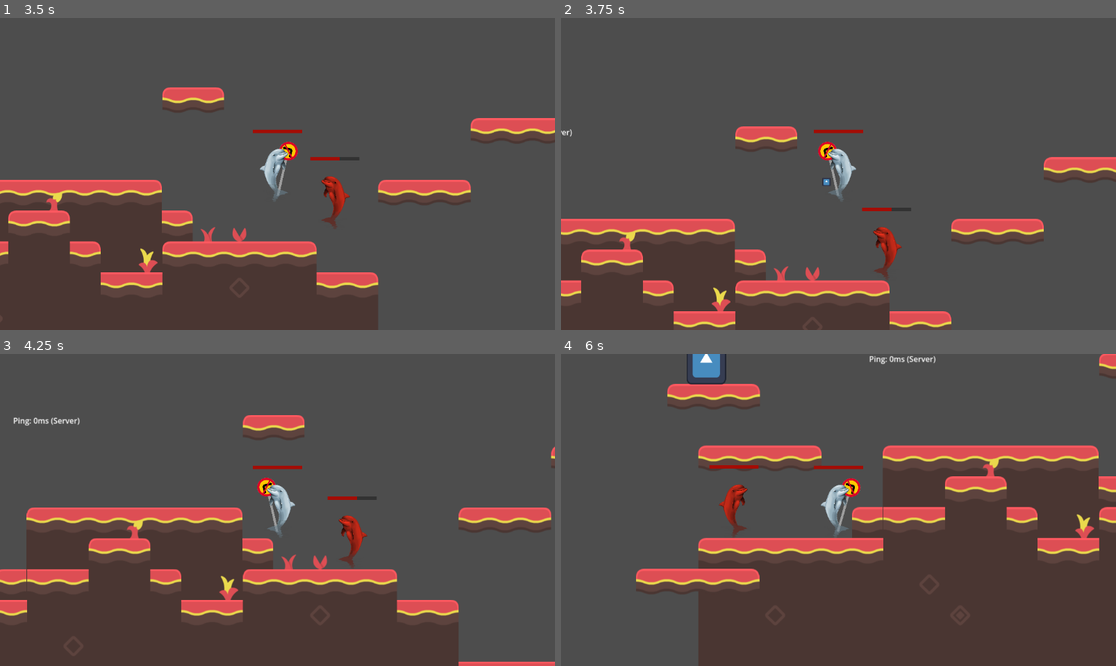
Above: before the commit, frames 1-4 (two rows, left to right).
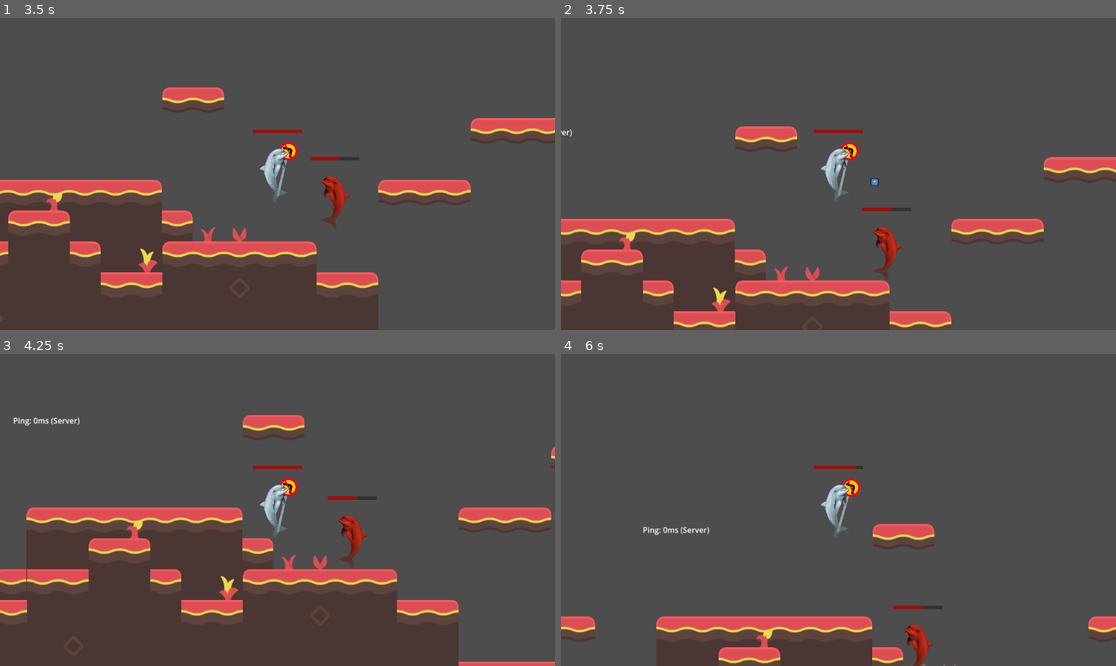
Above: after the commit, the same moments.

Repository: A-vd-E/Eget-spel
Game: Godot game, scene res://scenes/main.tscn
The game is run twice, just before and just after one commit, with the same random seed, the same clock (stepped at 60 frames per second) and the same inputs. The engine's default icon, where the game draws it, is replaced by a stand-in: a white triangle on a blue panel in a dark square.
Inputs (mouse positions are in pixels of both pictures, inside the frame that each line leads up to):
- Up to frame 1 (3.5 s): click (22, 58) at 0.52 s; type "12" at 0.6 s; click "Host" at 1.25 s; hold D (right) from 2.03 s (still down); tap C (dash) at 2.1 s; tap Space (jump) at 2.27, 2.57, 3.02, 3.32 s; tap X (melee_attack) at 2.3, 2.85 s; tap F (ranged_attack) at 3.05 s
- Up to frame 2 (3.75 s): release D (right) at 3.53 s; hold A (left) from 3.53 s (still down); tap F (ranged_attack) at 3.6 s
- Up to frame 3 (4.25 s): keep holding A (left); tap Space (jump) at 3.8 s
- Up to frame 4 (6 s): tap Space (jump) at 4.35, 4.52, 4.82, 5.27, 5.57 s; tap C (dash) at 4.55, 5.1 s; tap X (melee_attack) at 5.3, 5.85 s; release A (left) at 5.78 s; hold D (right) from 5.78 s (still down)

Frame 1 is identical in both runs. In frame 2, 0.8% of the frame differs, in the area x 46-58%, y 39-59%; in frame 3, 0.7%; in frame 4, 42%, in the area x 0-100%, y 0-100%.
Error after the commit: Invalid call. Nonexistent function 'can' in base 'Nil'. (res://scripts/player_controller.gd:150)

Commit message:
Save point

Diff:
--- a/scenes/player.tscn
+++ b/scenes/player.tscn
@@ -13,6 +13,7 @@
 [ext_resource type="Script" uid="uid://bmtsnkf7xk3ws" path="res://scripts/states/active_states/jump_state.gd" id="10_d2wvv"]
 [ext_resource type="Script" uid="uid://c0arskwrttllr" path="res://scripts/states/active_states/walk_state.gd" id="11_3v2ag"]
 [ext_resource type="Script" uid="uid://bij3pej27y3os" path="res://scripts/states/active_states/dash_state.gd" id="12_3v2ag"]
+[ext_resource type="Script" uid="uid://bmngkirunbide" path="res://scripts/states/active_states/hurt_state.gd" id="14_a8ls1"]
 [ext_resource type="Script" uid="uid://bvr046aph7mv7" path="res://scripts/states/passive_states/alive_state.gd" id="14_oprun"]
 [ext_resource type="Script" uid="uid://bcp4ynm217us8" path="res://scripts/states/passive_states/death_state.gd" id="15_a8ls1"]
 
@@ -20,22 +21,22 @@
 properties/0/path = NodePath(".:player_id")
 properties/0/spawn = true
 properties/0/replication_mode = 1
-properties/1/path = NodePath(".:do_dash")
+properties/1/path = NodePath(".:sync_position")
 properties/1/spawn = true
 properties/1/replication_mode = 1
-properties/2/path = NodePath(".:sync_position")
+properties/2/path = NodePath(".:sync_velocity")
 properties/2/spawn = true
 properties/2/replication_mode = 1
-properties/3/path = NodePath(".:sync_velocity")
+properties/3/path = NodePath("HealthComponent:sync_health")
 properties/3/spawn = true
 properties/3/replication_mode = 1
-properties/4/path = NodePath("HealthComponent:sync_health")
+properties/4/path = NodePath(".:facing_direction")
 properties/4/spawn = true
-properties/4/replication_mode = 1
-properties/5/path = NodePath(".:facing_direction")
+properties/4/replication_mode = 2
+properties/5/path = NodePath(".:buffered_jump")
 properties/5/spawn = true
-properties/5/replication_mode = 2
-properties/6/path = NodePath(".:buffered_jump")
+properties/5/replication_mode = 1
+properties/6/path = NodePath(".:lock_turning")
 properties/6/spawn = true
 properties/6/replication_mode = 1
 
@@ -148,6 +149,9 @@
 [node name="attack_again_timer" type="Timer" parent="AttackComponent" unique_id=741379165]
 wait_time = 0.6
 
+[node name="lock_turning_timer" type="Timer" parent="AttackComponent" unique_id=1452429895]
+wait_time = 0.2
+
 [node name="AnimationPlayer" type="AnimationPlayer" parent="." unique_id=359446974]
 libraries/ = SubResource("AnimationLibrary_d2wvv")
 
@@ -205,6 +209,13 @@
 [node name="dash_timer" type="Timer" parent="ActionsStateMachine/DashState" unique_id=675862883]
 wait_time = 0.2
 
+[node name="HurtState" type="Node" parent="ActionsStateMachine" unique_id=1254682499]
+script = ExtResource("14_a8ls1")
+metadata/_custom_type_script = "uid://bmngkirunbide"
+
+[node name="stun_duration_timer" type="Timer" parent="ActionsStateMachine/HurtState" unique_id=1138116383]
+wait_time = 0.3
+
 [node name="StatusStateMachine" type="Node" parent="." unique_id=828353105 node_paths=PackedStringArray("initial_state")]
 script = ExtResource("8_ur7pv")
 initial_state = NodePath("AliveState")
@@ -221,6 +232,8 @@
 
 [connection signal="timeout" from="InputSynchronizer/jump_buffer_timer" to="InputSynchronizer" method="_on_jump_buffer_timer_timeout"]
 [connection signal="timeout" from="AttackComponent/attack_again_timer" to="AttackComponent" method="_on_attack_again_timer_timeout"]
+[connection signal="timeout" from="AttackComponent/lock_turning_timer" to="AttackComponent" method="_on_attack_lock_turning_timer_timeout"]
 [connection signal="timeout" from="ActionsStateMachine/DashState/dash_again_timer" to="ActionsStateMachine/DashState" method="_on_dash_again_timer_timeout"]
 [connection signal="timeout" from="ActionsStateMachine/DashState/dash_timer" to="ActionsStateMachine/DashState" method="_on_dash_timer_timeout"]
+[connection signal="timeout" from="ActionsStateMachine/HurtState/stun_duration_timer" to="ActionsStateMachine/HurtState" method="_on_stun_duration_timer_timeout"]
 [connection signal="timeout" from="StatusStateMachine/DeathState/automatic_revival_timer" to="StatusStateMachine/DeathState" method="_on_automatic_revival_timer_timeout"]
--- a/scripts/combat/attacking/attack_ability.gd
+++ b/scripts/combat/attacking/attack_ability.gd
@@ -13,9 +13,14 @@
 var can_attack := true
 var owner_node
 
+@export var melee_attack_duration := 0.2
+@export var attack_damage := 20
+@export var projectile_duration := 0.5
 
 func melee_attack():
 	if can_attack:
+		player.lock_turning = true
+
 		var hitbox = MeleeHitboxScene.instantiate()
 		hitbox_spawnpoint.add_child(hitbox, true)
 
@@ -24,9 +29,17 @@
 		owner_node = get_parent()
 		player_id = player.player_id
 
-		hitbox.setup(20, 0.2, owner_node, player_id, offset, base_knockback)
+		hitbox.setup(
+			attack_damage,
+			melee_attack_duration,
+			owner_node, player_id,
+			offset,
+			base_knockback
+			)
 		can_attack = false
 		$attack_again_timer.start()
+		$lock_turning_timer.start()
+
 
 
 func ranged_attack():
@@ -38,8 +51,17 @@
 		owner_node = get_parent()
 		player_id = player.player_id
 
-		hitbox.setup(20, 0.5, owner_node, player_id, facing_direction, base_knockback)
+		hitbox.setup(
+			attack_damage,
+			projectile_duration,
+			owner_node, player_id,
+			facing_direction,
+			base_knockback)
 		can_attack = false
 		$attack_again_timer.start()
 func _on_attack_again_timer_timeout() -> void:
 	can_attack = true
+
+
+func _on_lock_turning_timer_timeout() -> void:
+	player.lock_turning = false
--- a/scripts/player_controller.gd
+++ b/scripts/player_controller.gd
@@ -24,7 +24,7 @@
 var moving_direction: int
 @export var facing_direction := 1: # Latest facing moving_direction
 	set(value):
-		if movement_locked:
+		if lock_turning:
 			return
 		if value == 0:
 			return
@@ -32,8 +32,8 @@
 			return
 		facing_direction = value
 
+var lock_turning := false # to prevent player from turning (for example mid attack), still allows switching walking direction
 var buffered_jump := false
-var do_dash := false # Tells player to dash, updated in InputSynchronizer
 var do_melee_attack := false # Tells player to attack, updated in InputSynchronizer
 var do_ranged_attack := false # Tells player to attack, updated in InputSynchronizer
 var dashing := false # To check if currently dashing
@@ -67,14 +67,14 @@
 	if multiplayer.is_server():
 		moving_direction = input_synchronizer.input_direction
 
-		if moving_direction != 0 and knockback_stun_time_left <= 0.0:
+		if moving_direction != 0 and not lock_turning:
+
 			facing_direction = moving_direction
 
-		#try_jump()
 
 		actions_state_machine.physics_update(delta)
-
-		_apply_movement_from_input(delta)
+		status_state_machine.physics_update(delta)
+		#_apply_movement_from_input(delta)
 		move_and_slide()
 		sync_position = global_position
 		sync_velocity = velocity
@@ -110,59 +110,45 @@
 	move_and_slide()
 
 ## Manages basic movement, namely jumping and walking.
-func _apply_movement_from_input(delta):
-	if knockback_stun_time_left > 0.0:
-		knockback_stun_time_left -= delta
-		if not is_on_floor():
-			velocity += get_gravity() * delta
-		# Apply friction to slow down horizontal slide
-		velocity.x = move_toward(velocity.x, 0, 1000 * delta)
-		move_and_slide()
-		return # Exit early so player input is ignored during stun!
-
-
+#func _apply_movement_from_input(delta):
+	#if knockback_stun_time_left > 0.0:
+		#knockback_stun_time_left -= delta
+		#if not is_on_floor():
+			#velocity += get_gravity() * delta
+		## Apply friction to slow down horizontal slide
+		#velocity.x = move_toward(velocity.x, 0, 1000 * delta)
+		#move_and_slide()
+		#return # Exit early so player input is ignored during stun!
+	#
+	#
 
 func _on_knockback_received(knockback: Vector2) -> void:
 	if multiplayer.is_server():
+		actions_state_machine.change_state("hurtstate")
 		velocity = knockback
-		knockback_stun_time_left = 0.3 # 300 milliseconds of stun
-		# Cancel active states
-
-		do_dash = false
-		dashing = false
+		#knockback_stun_time_left = 0.3 # 300 milliseconds of stun
+		## Cancel active states
+		#
+		#dashing = false
 
 @rpc("call_local", "authority", "reliable")
 func rpc_play_animation(anim_name: String):
 	animation_player.play(anim_name)
 
 
+
+# Helper functions for other classes to use
 func apply_gravity(delta):
 	if not is_on_floor():
 		velocity += get_gravity() * delta
-
 func handle_action(action: Actions.PlayerAction):
 	if not can_perform(action):
 		return
 	actions_state_machine.current_state.handle_input(action)
 func can_perform(action: Actions.PlayerAction) -> bool:
-	#var action_allowed = actions_state_machine.current_state.can(action)
-	#var status_allowed = status_state_machine.current_state.can(action)
-#
-	#print("Action:", action_allowed)
-	#print("Status:", status_allowed)
-#
-	#return action_allowed and status_allowed
 
-	#print("Works here 1")
 	return (
 		actions_state_machine.current_state.can(action)
 		and
 		status_state_machine.current_state.can(action)
 	)
-# Since jumps are buffered to improve game feel, they are
-#
-func try_jump():
-	if buffered_jump and is_on_floor() :
-
-			buffered_jump = false
-			actions_state_machine.change_state("jumpstate")
--- a/scripts/states/active_states/attack_state.gd
+++ /dev/null
@@ -1,49 +0,0 @@
-extends State
-
-class_name AttackState
-
-
-func  _ready():
-	allowed_actions = {
-		Actions.PlayerAction.MOVE: false,
-		Actions.PlayerAction.JUMP: false,
-		Actions.PlayerAction.DASH: false,
-		Actions.PlayerAction.MELEE: false,
-		Actions.PlayerAction.RANGED: false
-	}
-
-func enter():
-	#print("Entering dash state")
-	character.can_dash = false
-
-	$dash_timer.start()
-	# Dash cooldown
-	$dash_again_timer.start()
-
-	character.do_dash = false
-
-
-func physics_update(delta: float):
-	if character.movement_locked:
-		state_machine.change_state("idlestate")
-		return
-
-	character.velocity.x =  (
-		character.facing_direction
-	 	* character.DASH_SPEED
-	)
-
-	character.velocity.y = 0
-
-	if character.is_on_wall() and not character.is_on_floor():
-		end_dash()
-
-
-func end_dash():
-	state_machine.change_state("idlestate")
-func _on_dash_again_timer_timeout() -> void:
-	character.can_dash = true
-
-
-func _on_dash_timer_timeout() -> void:
-	end_dash()
--- a/scripts/states/active_states/dash_state.gd
+++ b/scripts/states/active_states/dash_state.gd
@@ -20,7 +20,6 @@
 	# Dash cooldown
 	$dash_again_timer.start()
 
-	character.do_dash = false
 
 
 func physics_update(delta: float):
--- a/scripts/states/active_states/walk_state.gd
+++ b/scripts/states/active_states/walk_state.gd
@@ -28,16 +28,14 @@
 		return
 
 
-	if character.do_dash and character.can_dash:
-		state_machine.change_state("dashstate")
-
 	if character.moving_direction:
 		character.velocity.x = character.moving_direction * character.SPEED
 
 func handle_input(action):
 	match action:
 		Actions.PlayerAction.DASH:
-			state_machine.change_state("dashstate")
+			if character.can_dash:
+				state_machine.change_state("dashstate")
 
 		Actions.PlayerAction.JUMP:
 			if character.buffered_jump and character.is_on_floor() :
--- a/scripts/states/passive_states/death_state.gd
+++ b/scripts/states/passive_states/death_state.gd
@@ -13,13 +13,19 @@
 
 # For initialization
 func enter():
+
 	print("Entering death state")
+
 	character.movement_locked = true
+	character.lock_turning = true
+	print(character.lock_turning)
+	$automatic_revival_timer.start()
+	print("SERVER:", multiplayer.is_server(), " LOCK:", character.lock_turning)
 
-	$automatic_revival_timer.start()
-
-
-
+func exit():
+	pass
+func physics_update(delta: float):
+	print(character.lock_turning)
 
 func _on_automatic_revival_timer_timeout() -> void:
 	$automatic_revival_timer.stop()
Not shown, removed: scripts/states/active_states/attack_state.gd.uid
